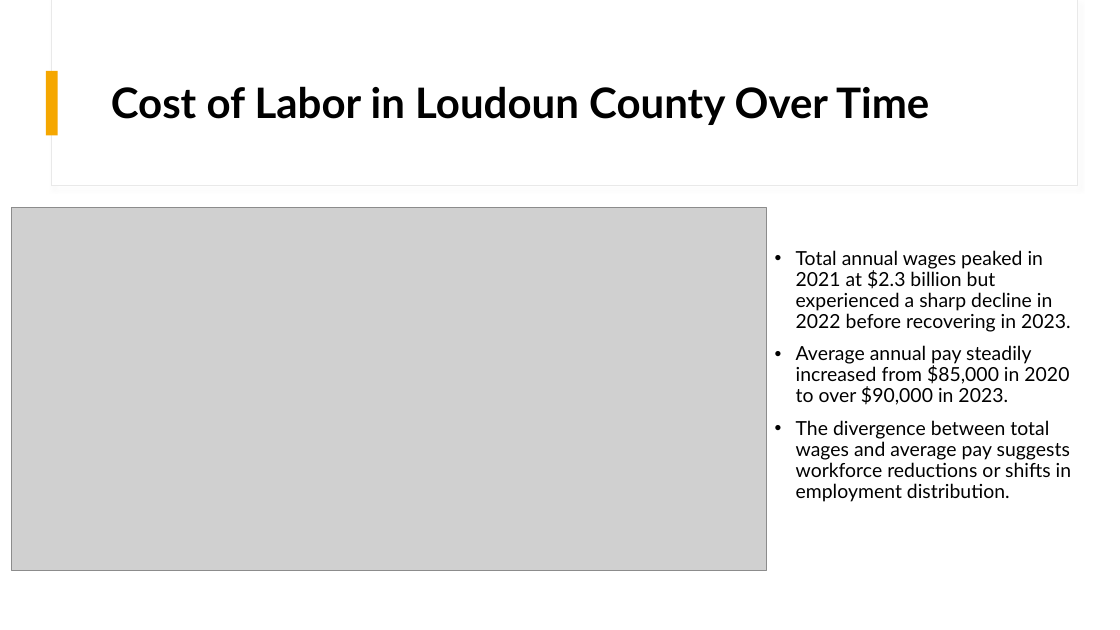
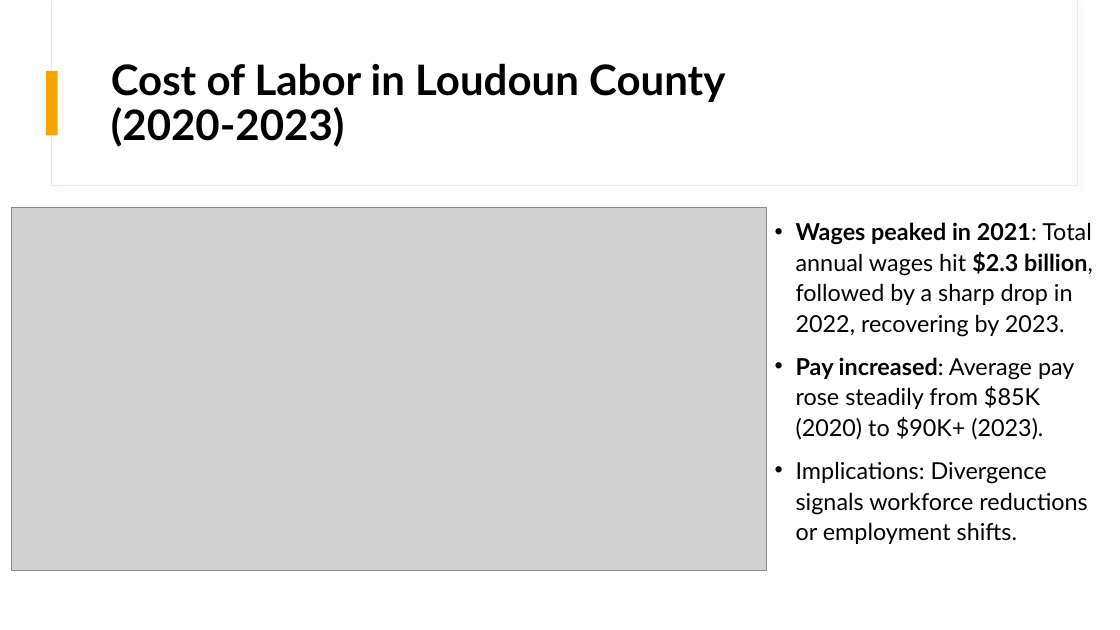
Before and after one commit to Akemp787/Loudoun_County_Growth_Study, a slide deck: slide 9 of presentation/Loudoun County Growth Study.pptx (slide 10 before the commit). Drawn at 1120x630 pixels with LibreOffice and Linux fonts; fonts in the diff are those of the drawing; grey boxes stand for pictures. Boxes give left, top, right and bottom in pixels: in the first picture for what was removed or moved away, otherwise in the second. Text is boxed around its words. In the diff, an @@ line names an element or a change of style, - is before the commit and + after.

Commit message:
Loudoun County Growth Study

```diff
--- a/presentation/Loudoun County Growth Study.pptx
+++ b/presentation/Loudoun County Growth Study.pptx
@@ title at (111, 63, 725, 147): text changed @@
-Cost of Labor in Loudoun County Over Time
+Cost of Labor in Loudoun County
+(2020-2023)
@@ text at (796, 222, 1093, 544): text changed; size 16.6 to 20 pt @@
-• Total annual wages peaked in 2021 at $2.3 billion but experienced a sharp decline in 2022 before recovering in 2023.
-• Average annual pay steadily increased from $85,000 in 2020 to over $90,000 in 2023.
-• The divergence between total wages and average pay suggests workforce reductions or shifts in employment distribution.
+• Wages peaked in 2021: Total annual wages hit $2.3 billion, followed by a sharp drop in 2022, recovering by 2023.
+• Pay increased: Average pay rose steadily from $85K (2020) to $90K+ (2023).
+• Implications: Divergence signals workforce reductions or employment shifts.
```
Also in this commit, not shown: 11 other slides changed, 6 slides added, 1 slide removed, 17 other files.
